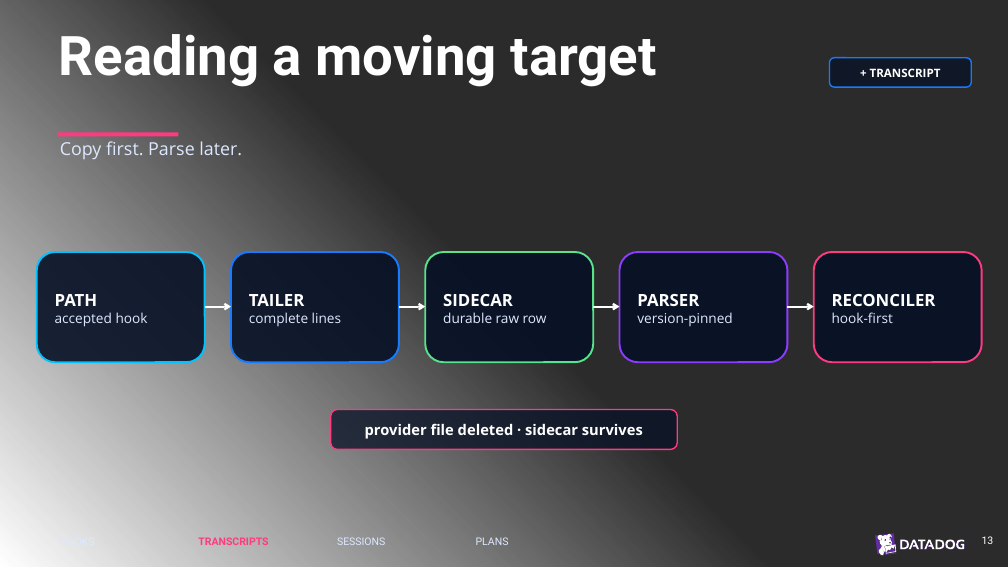
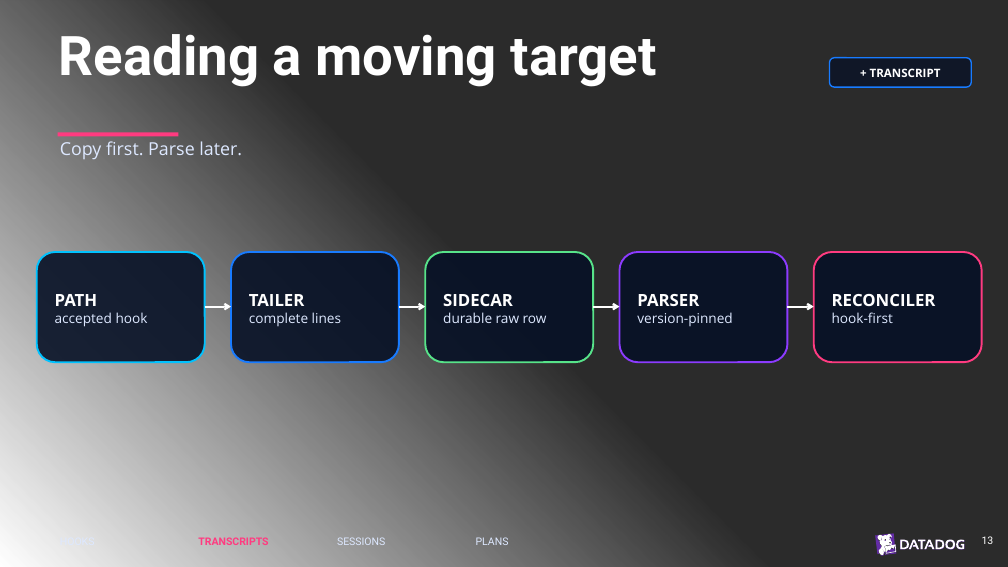
Before and after one commit to chrisnas/TechoramaNetherland2026, a slide deck: slide 17 of Harness Spy/Slides/HarnessSpy.pptx (slide 15 before the commit). Drawn at 1008x567 pixels with LibreOffice and Linux fonts; fonts in the diff are those of the drawing; background and template pictures are left out; a plain dark background stands for a picture behind light text. Boxes give left, top, right and bottom in pixels: in the first picture for what was removed or moved away, otherwise in the second. Text is boxed around its words. In the diff, an @@ line names an element or a change of style, - is before the commit and + after.

```diff
--- a/Harness Spy/Slides/HarnessSpy.pptx
+++ b/Harness Spy/Slides/HarnessSpy.pptx
@@ rounded rectangle removed at [331, 410, 678, 450] @@
-provider file deleted · sidecar survives
```
Also in this commit, not shown: 6 other slides changed, 3 slides added, 1 slide removed, 1 other file.
